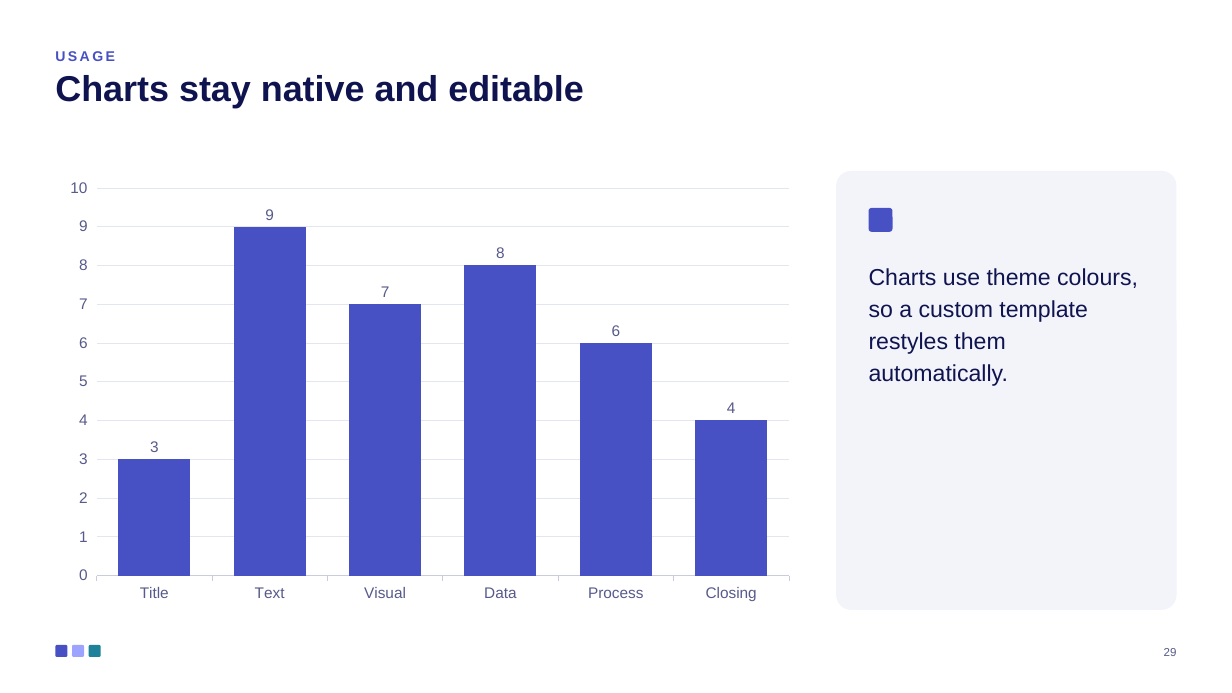
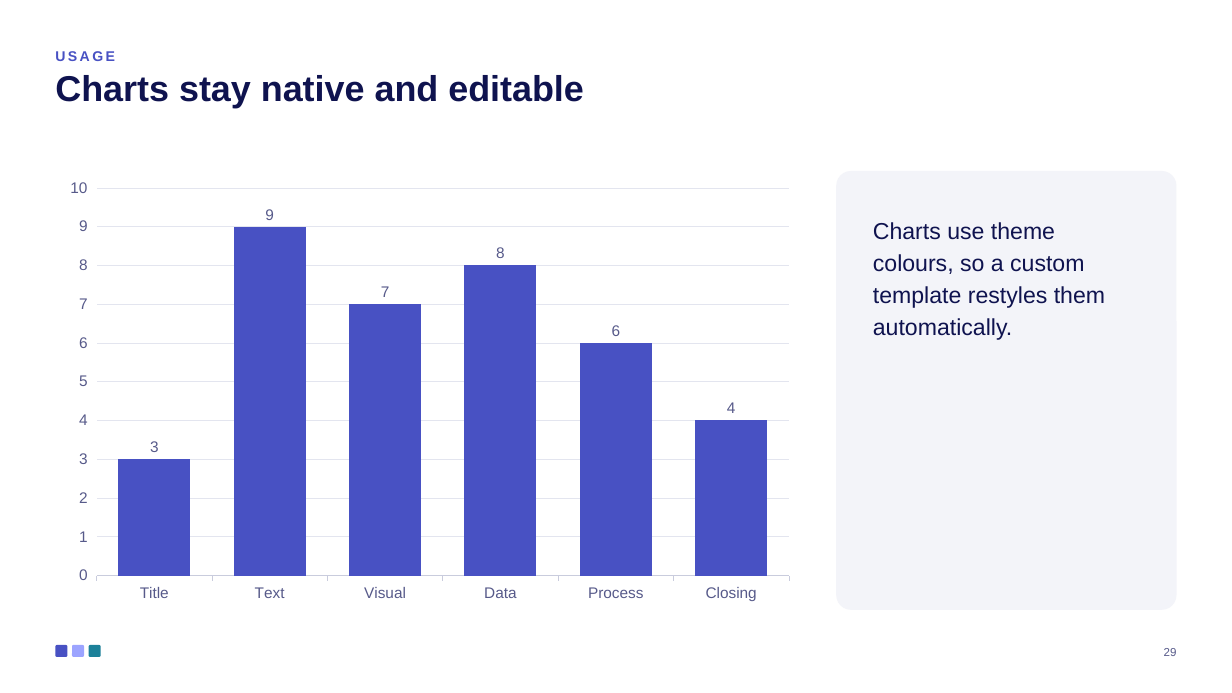
Before and after one commit to ThalesGroup/fred, a slide deck: slide 29 of libs/capabilities/fred-capability-ppt-filler/fred_capability_ppt_filler/builder/assets/fred_template.pptx. Drawn at 1232x693 pixels with LibreOffice and Linux fonts; fonts in the diff are those of the drawing. Boxes give left, top, right and bottom in pixels: in the first picture for what was removed or moved away, otherwise in the second. Text is boxed around its words. In the diff, an @@ line names an element or a change of style, - is before the commit and + after.

```diff
--- a/libs/capabilities/fred-capability-ppt-filler/fred_capability_ppt_filler/builder/assets/fred_template.pptx
+++ b/libs/capabilities/fred-capability-ppt-filler/fred_capability_ppt_filler/builder/assets/fred_template.pptx
@@ text "Charts use theme colours, so ...": place and size @@
-text "Charts use theme colours, so ..." at bbox=[869, 268, 1138, 386]
+text "Charts use theme colours, so ..." at bbox=[836, 171, 1177, 610]
@@ text "Charts use theme colours, so ..." at bbox=[836, 171, 1177, 610]: fill none to #F3F4F9 @@
@@ rounded rectangle removed at bbox=[836, 171, 1177, 610] @@
@@ rounded rectangle removed at bbox=[869, 208, 893, 232] @@
```
Also in this commit, not shown: 8 other slides changed, 4 other files.
